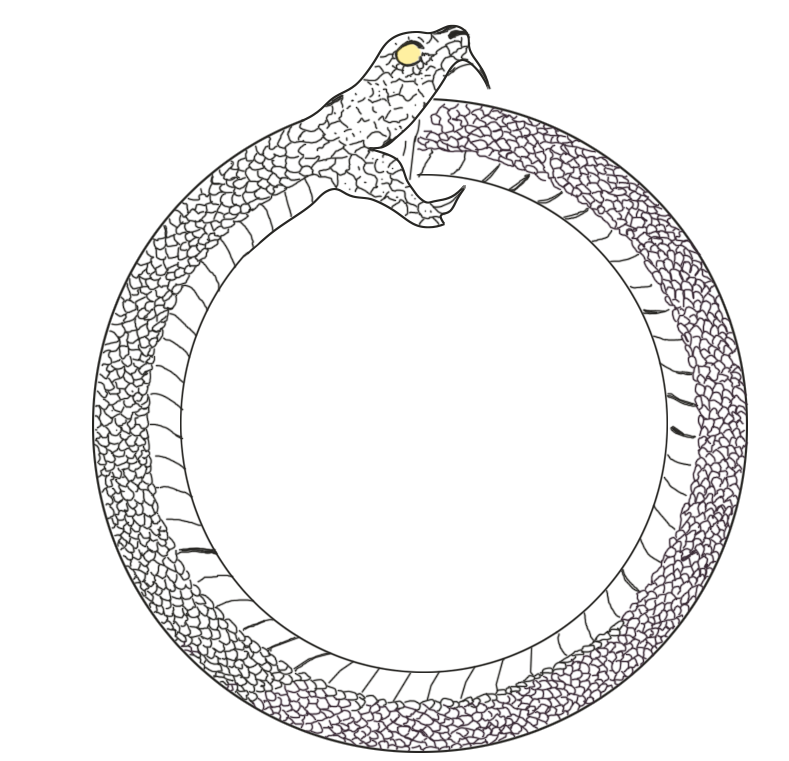
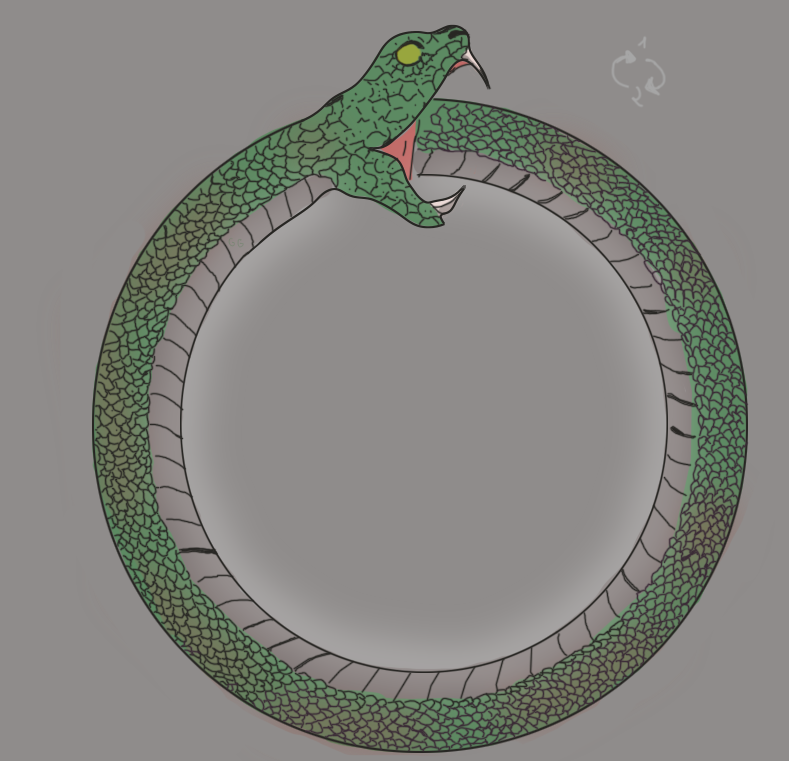
Layer changes from the first 789×761 image to the second:
added layer "Слой 10" (43%) above "Слой 9" over [228, 237, 244, 248]
added layer "Слой 9" above "Слой 8" over [36, 35, 775, 761]
added layer "Слой 8" above "Слой 7" over [429, 48, 485, 220]
added layer "Слой 7" above "Слой 6" over [91, 25, 748, 754]
added layer "Слой 6" above "Слой 0" over [134, 59, 721, 719]
added layer "Слой 0" over [0, 0, 789, 761]
